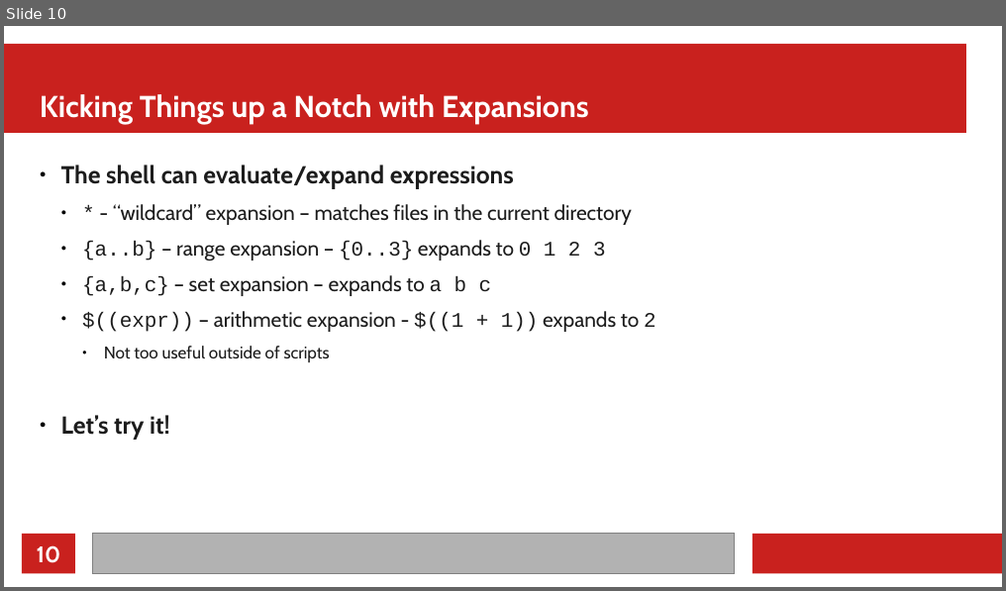
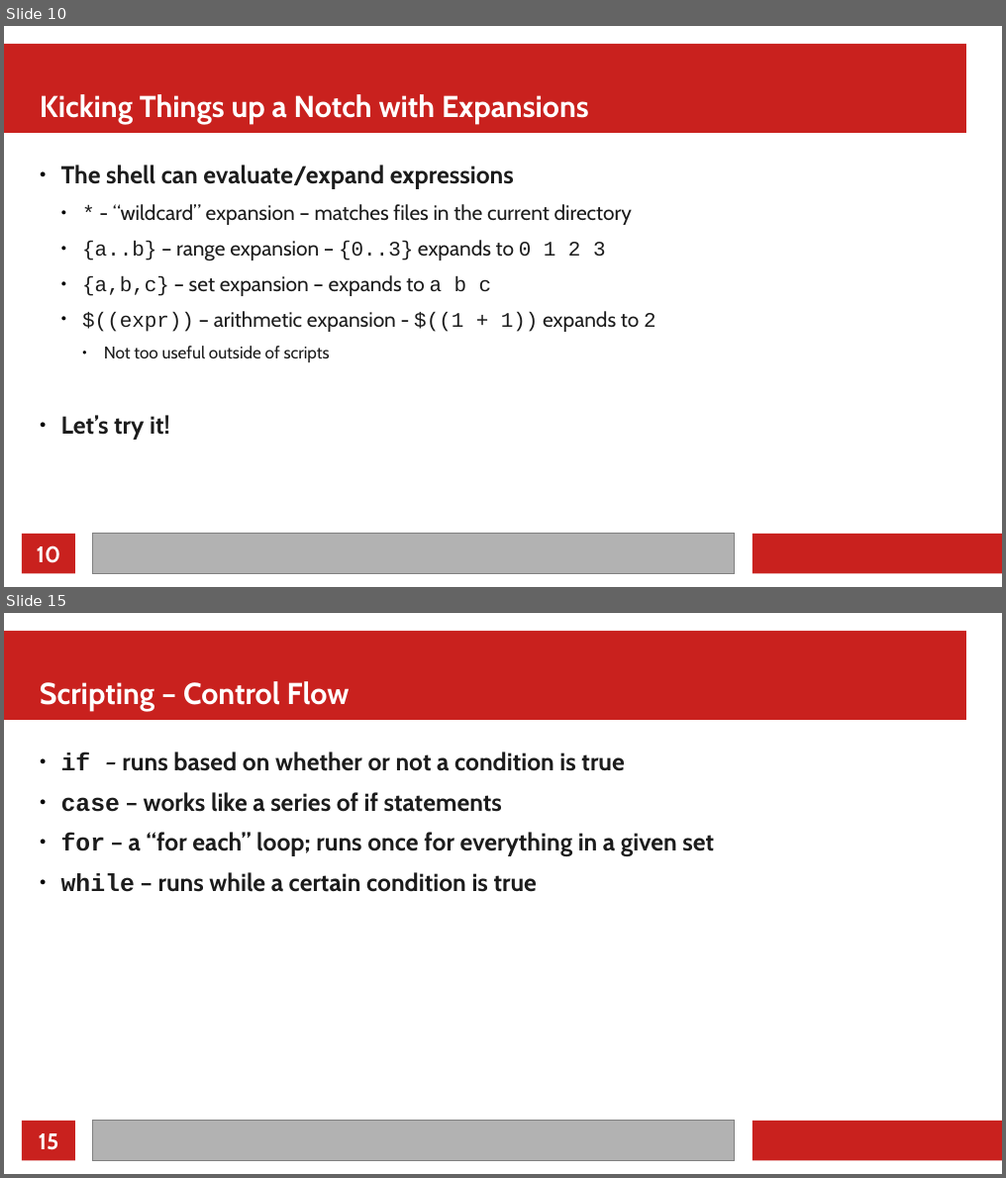
Before and after one commit to MarkusG/UCI-Slides, a slide deck: CLI.odp. Shown one above the other, each under a label of ours: slide 10 before the commit, slides 10 and 15 after it; the slides between them are not shown. The pictures are 1006x591 and 1006x1178 pixels, drawn with LibreOffice and Linux fonts; fonts in the diff are those of the drawing. Boxes give left, top, right and bottom in pixels: in the first picture for what was removed or moved away, otherwise in the second. Text is boxed around its words. In the diff, an @@ line names an element or a change of style, - is before the commit and + after.

Commit message:
Add scripting slides

```diff
--- a/CLI.odp
+++ b/CLI.odp
@@ slide 15 added at <box>4,613,1002,1174</box>, background #FFFFFF; not listed: 4 template elements that a slide beside it also shows @@
@@ title added at <box>40,681,350,711</box>, 24 pt, text #FFFFFF, bold @@
+Scripting – Control Flow
@@ text added at <box>61,752,714,892</box>, 19.5 pt, text #1C1C1C, bold @@
+● if – runs based on whether or not a condition is true
+● case – works like a series of if statements
+● for – a “for each” loop; runs once for everything in a given set
+● while – runs while a certain condition is true
@@ page number added at <box>39,1134,59,1151</box>, 18 pt, text #FFFFFF, bold @@
+15
```
Also in this commit, not shown: 4 slides changed, 2 other slides added, 1 other file.
